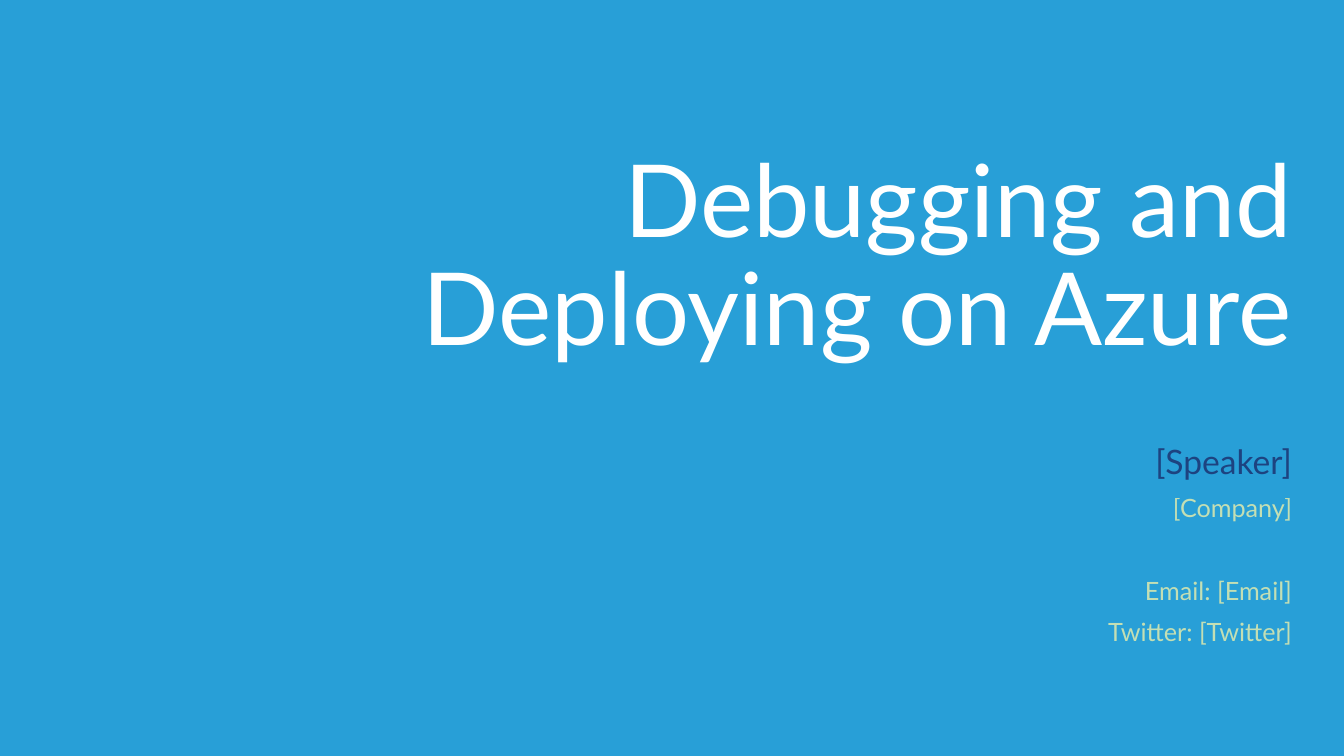
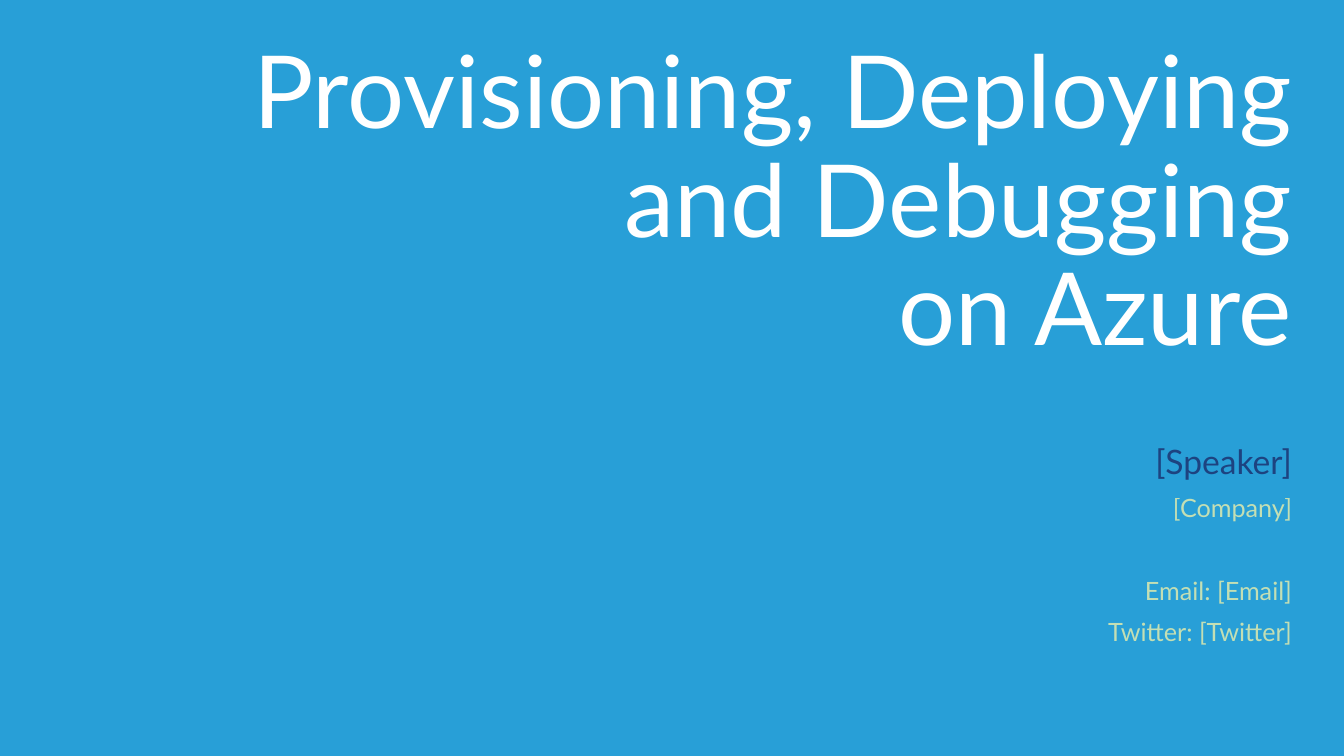
Before and after one commit to Microsoft-Web/NodeCamp, a slide deck: slide 1 of Presentation/AzureDeployAndDebug/AzureDeployAndDebug.pptx. Drawn at 1344x756 pixels with LibreOffice and Linux fonts; fonts in the diff are those of the drawing. Boxes give left, top, right and bottom in pixels: in the first picture for what was removed or moved away, otherwise in the second. Text is boxed around its words. In the diff, an @@ line names an element or a change of style, - is before the commit and + after.

Commit message:
Added Provisioning step to AzureDeployAndDebug presentation

```diff
--- a/Presentation/AzureDeployAndDebug/AzureDeployAndDebug.pptx
+++ b/Presentation/AzureDeployAndDebug/AzureDeployAndDebug.pptx
@@ title at bbox=[253, 53, 1292, 346]: text changed @@
-Debugging and
-Deploying on Azure
+Provisioning, Deploying and Debugging
+on Azure
```
Also in this commit, not shown: 1 other slide changed, 5 slides added, 1 other file.
